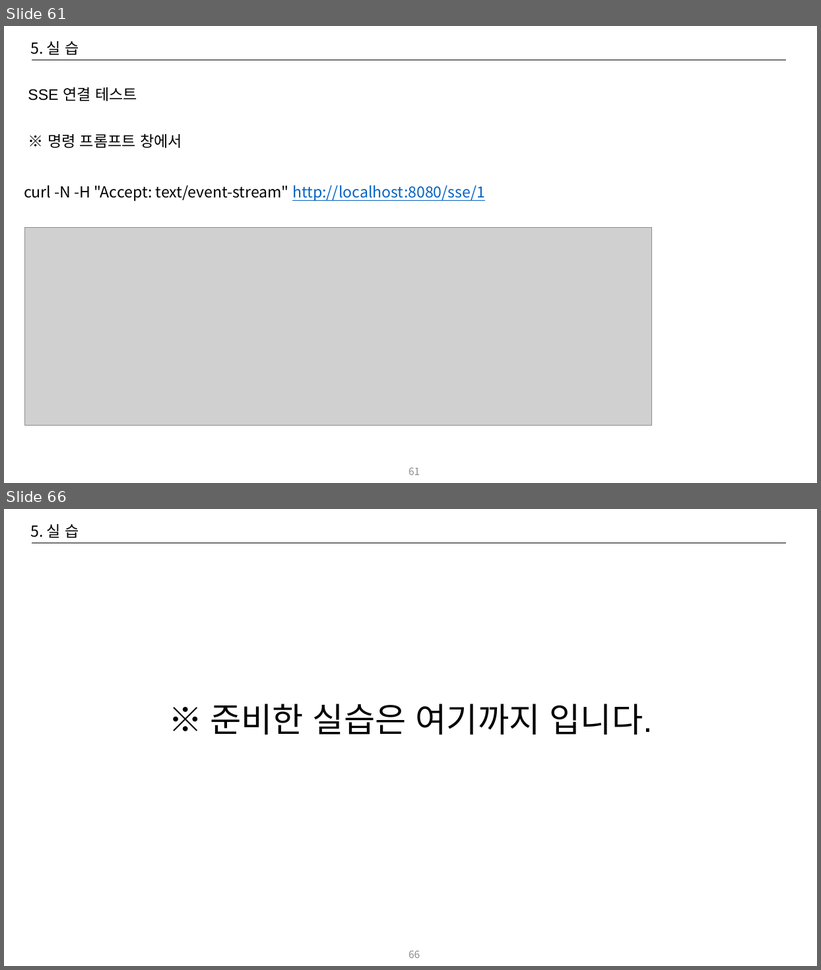
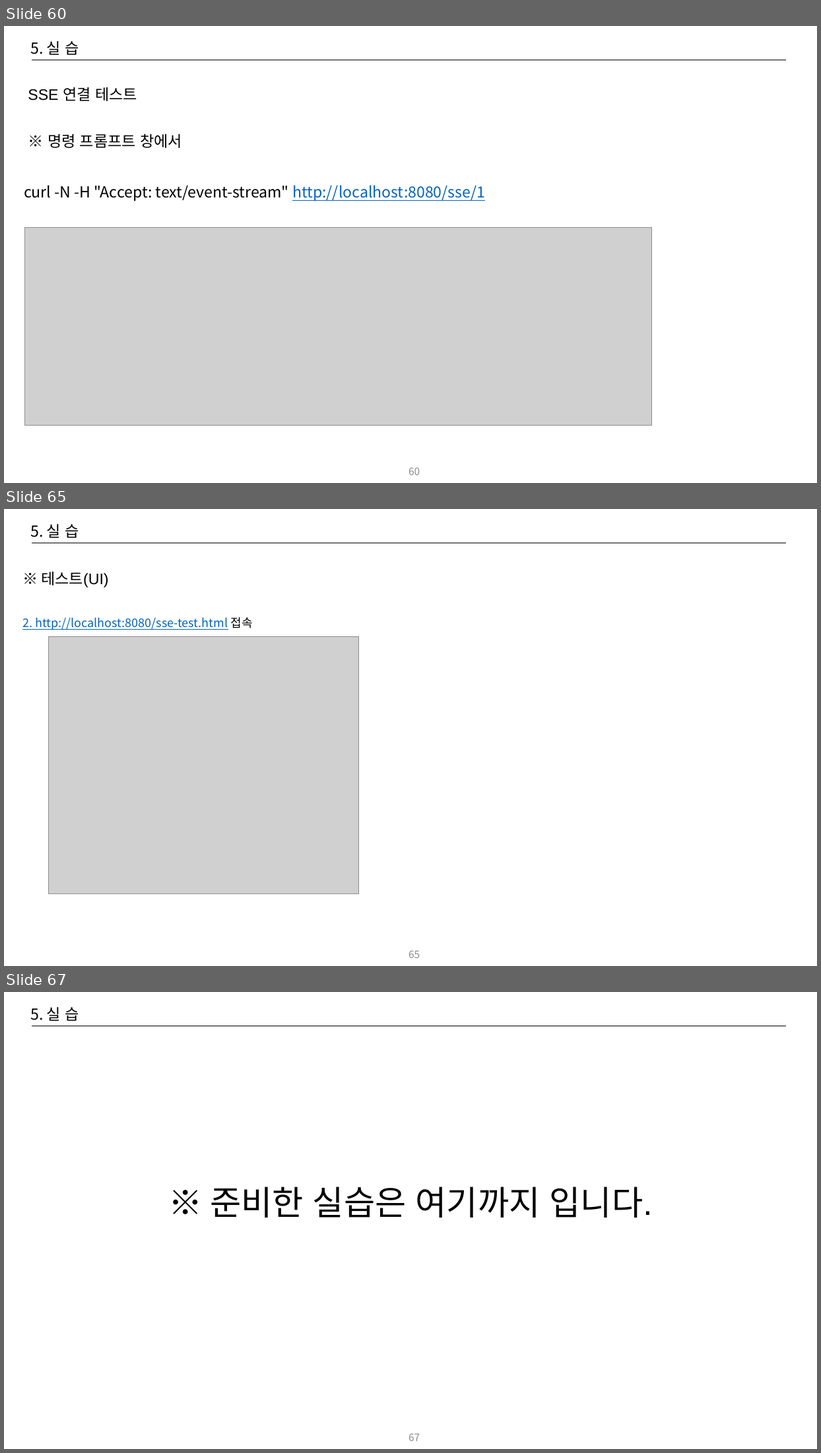
Before and after one commit to CYEOL2/webflux_example, a slide deck: doc/Reactive Programing 교육자료_20250714_v02.pptx. Shown one above the other, each under a label of ours: slides 61 and 66 before the commit, slides 60, 65 and 67 after it; the slides between them are not shown. The pictures are 821x970 and 821x1453 pixels, drawn with LibreOffice and Linux fonts; fonts in the diff are those of the drawing; grey boxes stand for pictures. Boxes give left, top, right and bottom in pixels: in the first picture for what was removed or moved away, otherwise in the second. Text is boxed around its words. In the diff, an @@ line names an element or a change of style, - is before the commit and + after.

```diff
--- a/doc/Reactive Programing 교육자료_20250714_v02.pptx
+++ b/doc/Reactive Programing 교육자료_20250714_v02.pptx
@@ slide 65 added at (x1=4, y1=509, x2=817, y2=966), background #FFFFFF; not listed: 1 template element that a slide beside it also shows @@
@@ title added at (x1=31, y1=524, x2=79, y2=538), 18 pt, text #000000 @@
+5. 실 습
@@ text added at (x1=22, y1=572, x2=253, y2=630), 14 pt, text #0563C1, underline @@
+※ 테스트(UI)
+2. http://localhost:8080/sse-test.html 접속
@@ picture added at (x1=48, y1=636, x2=359, y2=894) @@
@@ page number added at (x1=409, y1=951, x2=420, y2=958), 12 pt, text #8C8C8C @@
+65
@@ what was slide 61 is now slide 60 @@
@@ page number at (x1=409, y1=468, x2=420, y2=475): text changed @@
-61
+60
@@ what was slide 66 is now slide 67 @@
@@ page number at (x1=409, y1=1434, x2=420, y2=1441): text changed @@
-66
+67
```
Also in this commit, not shown: 17 slides changed, 2 other slides added, 2 slides removed, 4 other files.
